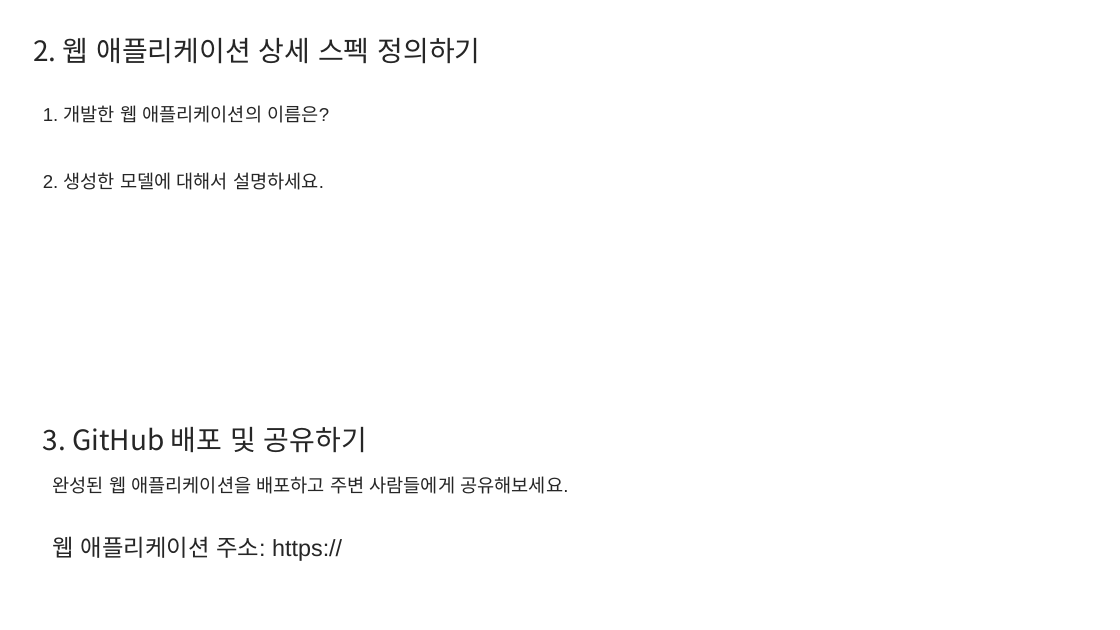
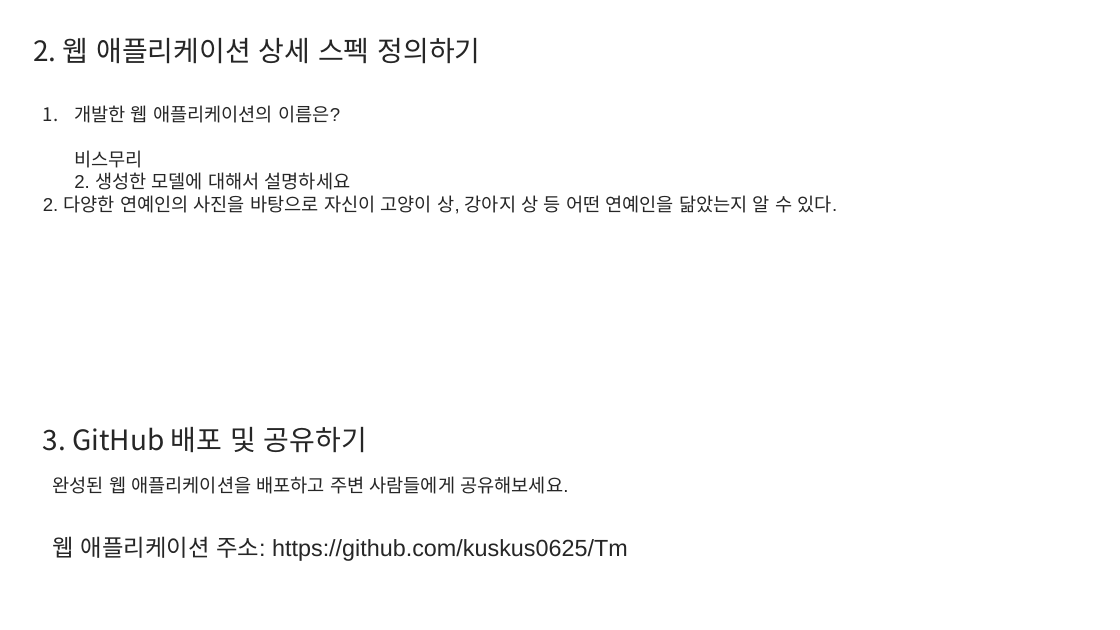
Before and after one commit to kuskus0625/Tm, a slide deck: slide 3 of doc/Report.pptx. Drawn at 1120x630 pixels with LibreOffice and Linux fonts; fonts in the diff are those of the drawing. Boxes give left, top, right and bottom in pixels: in the first picture for what was removed or moved away, otherwise in the second. Text is boxed around its words. In the diff, an @@ line names an element or a change of style, - is before the commit and + after.

```diff
--- a/doc/Report.pptx
+++ b/doc/Report.pptx
@@ text at [43, 105, 838, 214]: text changed @@
-1. 개발한 웹 애플리케이션의 이름은?
-2. 생성한 모델에 대해서 설명하세요.
+1. 개발한 웹 애플리케이션의 이름은?
+   비스무리
+   2. 생성한 모델에 대해서 설명하세요
+2. 다양한 연예인의 사진을 바탕으로 자신이 고양이 상, 강아지 상 등 어떤 연예인을 닮았는지 알 수 있다.
@@ text at [53, 536, 628, 561]: text changed @@
-웹 애플리케이션 주소: https://
+웹 애플리케이션 주소: https://github.com/kuskus0625/Tm
```
Also in this commit, not shown: 2 other slides changed, 1 other file.
